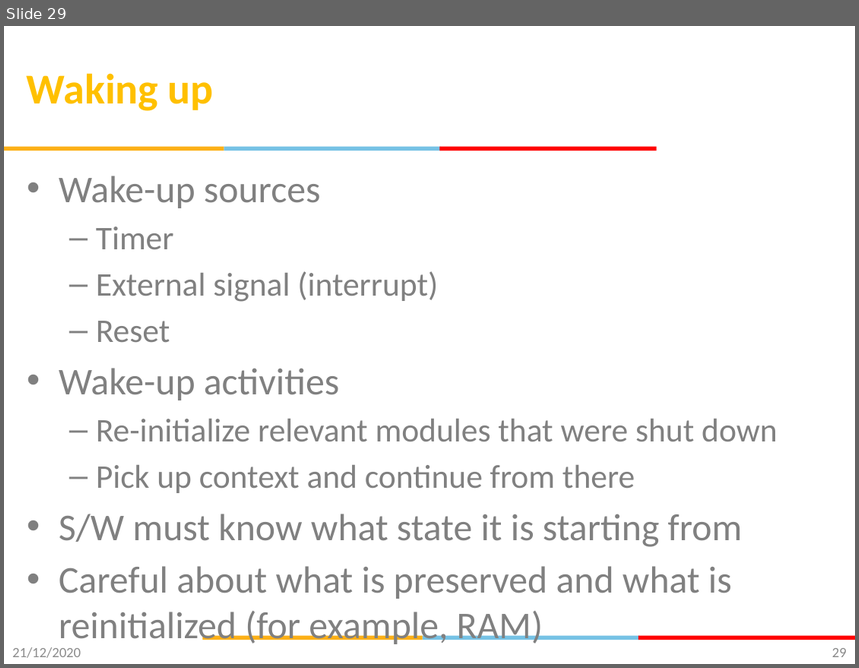
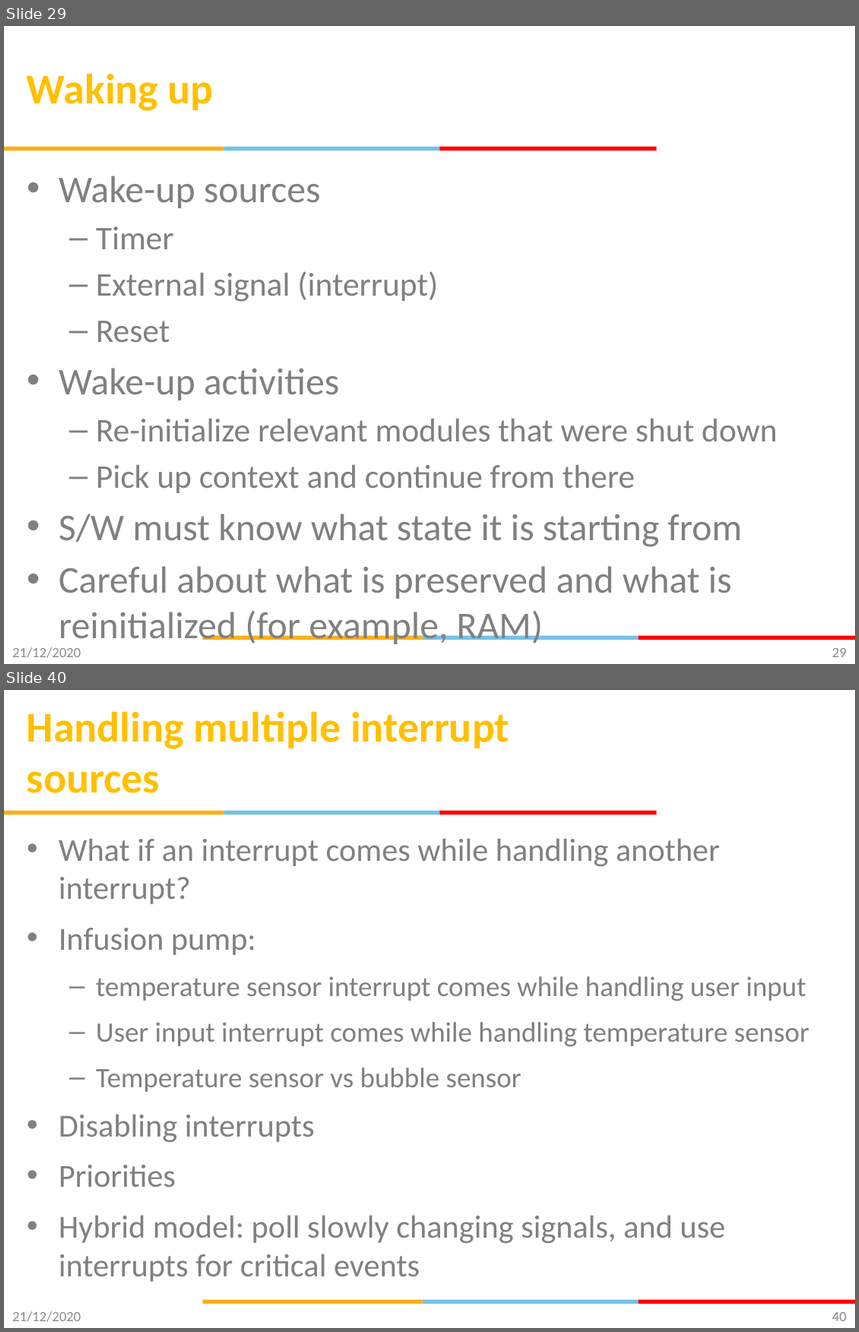
Before and after one commit to gsaurabhr-teaching/csg523-material, a slide deck: Lec-6-8-embedded-fundamentals.pptx. Shown one above the other, each under a label of ours: slide 29 before the commit, slides 29 and 40 after it; the slides between them are not shown. The pictures are 859x668 and 859x1332 pixels, drawn with LibreOffice and Linux fonts; fonts in the diff are those of the drawing; background and template pictures are left out. Boxes give left, top, right and bottom in pixels: in the first picture for what was removed or moved away, otherwise in the second. Text is boxed around its words. In the diff, an @@ line names an element or a change of style, - is before the commit and + after.

Commit message:
included MMIO, polling and interrupts

```diff
--- a/Lec-6-8-embedded-fundamentals.pptx
+++ b/Lec-6-8-embedded-fundamentals.pptx
@@ slide 40 added at (4, 690, 855, 1328), background #FFFFFF; not listed: 6 template elements that a slide beside it also shows @@
@@ title added at (27, 711, 509, 793), 36 pt, text #FFC000, bold @@
+Handling multiple interrupt sources
@@ text added at (59, 838, 810, 1282), 27.2 pt, text #808080 @@
+• What if an interrupt comes while handling another interrupt?
+• Infusion pump:
+  – temperature sensor interrupt comes while handling user input
+  – User input interrupt comes while handling temperature sensor
+  – Temperature sensor vs bubble sensor
+• Disabling interrupts
+• Priorities
+• Hybrid model: poll slowly changing signals, and use interrupts for critical events
@@ text added at (12, 1312, 81, 1322), 12 pt, text #8C8C8C @@
+21/12/2020
@@ page number added at (832, 1312, 847, 1322), 12 pt, text #898989 @@
+40
```
Also in this commit, not shown: 8 slides changed, 11 other slides added.
